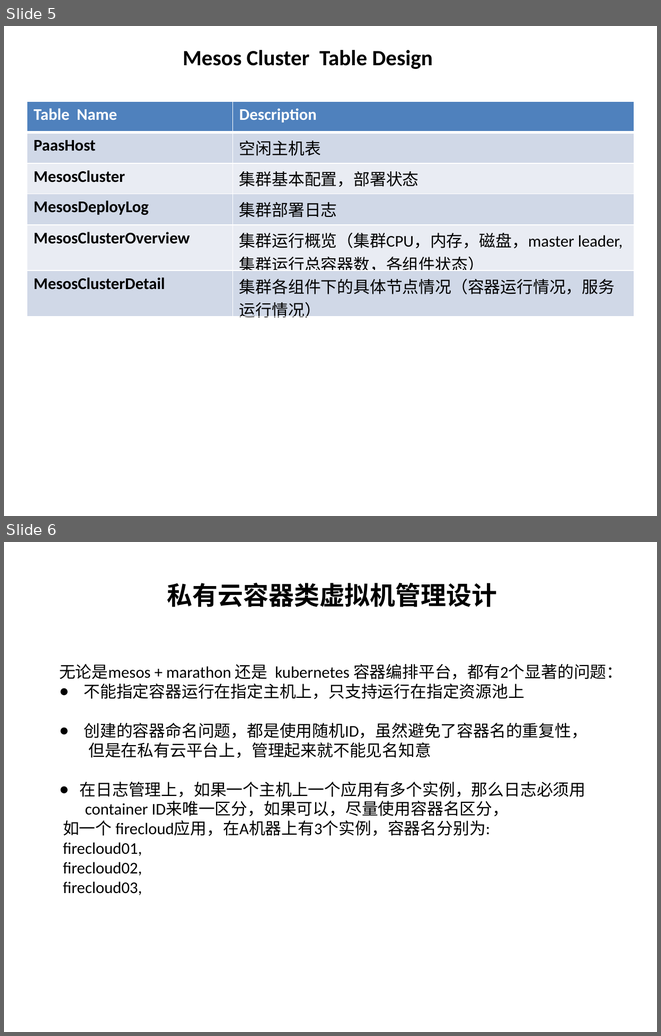
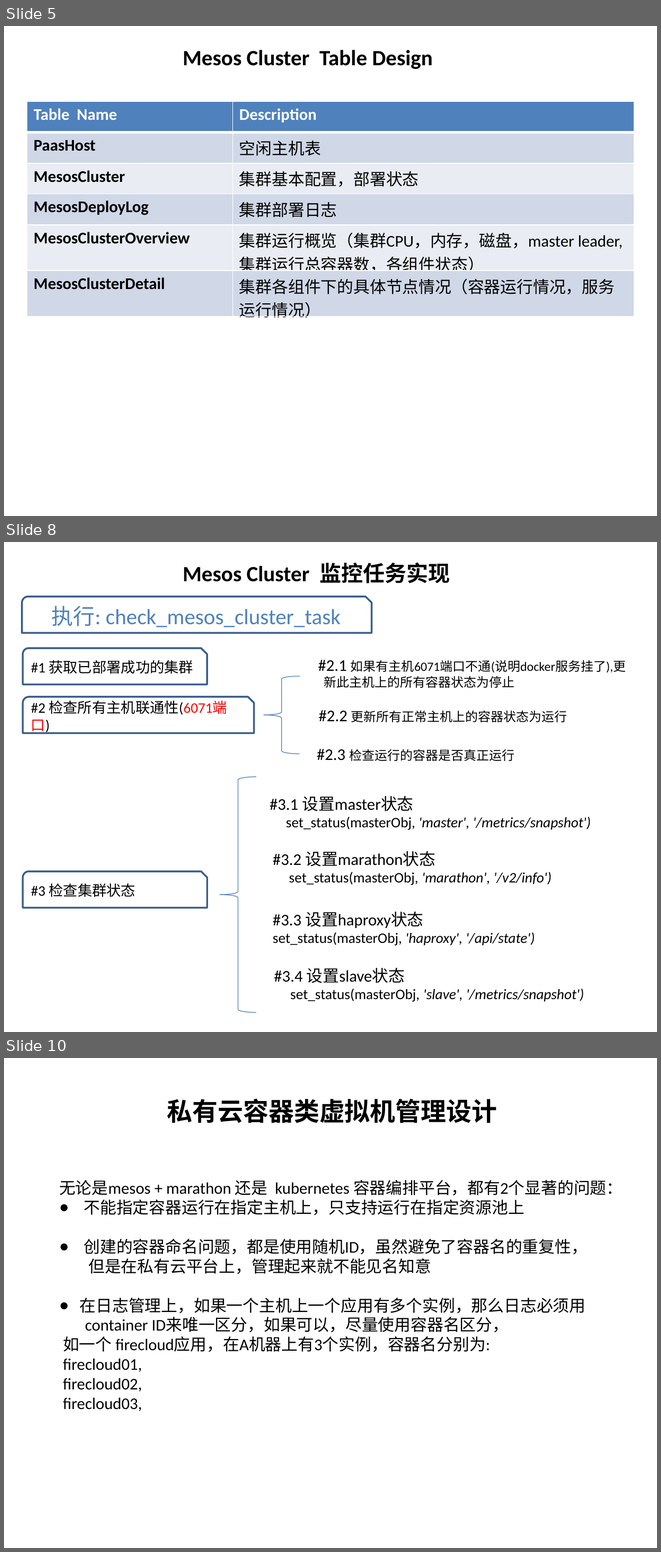
Before and after one commit to wsyx123/firecloud-server, a slide deck: description/firecloud-architecture.pptx. Shown one above the other, each under a label of ours: slides 5 and 6 before the commit, slides 5, 8 and 10 after it; the slides between them are not shown. The pictures are 661x1036 and 661x1552 pixels, drawn with LibreOffice and Linux fonts; fonts in the diff are those of the drawing. Boxes give left, top, right and bottom in pixels: in the first picture for what was removed or moved away, otherwise in the second. Text is boxed around its words. In the diff, an @@ line names an element or a change of style, - is before the commit and + after.

Commit message:
Complete monitoring function code for the mesos cluster

```diff
--- a/description/firecloud-architecture.pptx
+++ b/description/firecloud-architecture.pptx
@@ slide 8 added at box(4, 542, 657, 1032), background #FFFFFF @@
@@ text added at box(183, 562, 450, 583), 24 pt, text #000000, bold @@
+Mesos Cluster 监控任务实现
@@ snip round rect added at box(22, 597, 372, 633), fill #FFFFFF, outline #3A5F8C 2 pt, 24 pt, text #4F81BD @@
+执行: check_mesos_cluster_task
@@ snip round rect added at box(23, 648, 207, 685), fill #FFFFFF, outline #3A5F8C 2 pt, 16 pt, text #000000 @@
+#1 获取已部署成功的集群
@@ text added at box(318, 660, 626, 688), 14 pt, text #000000 @@
+#2.1 如果有主机6071端口不通(说明docker服务挂了),更 新此主机上的所有容器状态为停止
@@ left brace added at box(264, 676, 300, 753), outline #4B7EBC 0.75 pt @@
@@ snip round rect added at box(23, 697, 254, 733), fill #FFFFFF, outline #3A5F8C 2 pt, 16 pt, text #000000 @@
+#2 检查所有主机联通性(6071端口)
@@ text added at box(319, 710, 567, 722), 14 pt, text #000000 @@
+#2.2 更新所有正常主机上的容器状态为运行
@@ text added at box(317, 749, 514, 761), 14 pt, text #000000 @@
+#2.3 检查运行的容器是否真正运行
@@ left brace added at box(220, 776, 256, 1012), outline #4B7EBC 0.75 pt @@
@@ text added at box(270, 796, 591, 830), 16 pt, text #000000 @@
+#3.1 设置master状态
+set_status(masterObj, 'master', '/metrics/snapshot')
@@ text added at box(273, 851, 552, 885), 16 pt, text #000000 @@
+#3.2 设置marathon状态
+set_status(masterObj, 'marathon', '/v2/info')
@@ snip round rect added at box(23, 871, 207, 908), fill #FFFFFF, outline #3A5F8C 2 pt, 16 pt, text #000000 @@
+#3 检查集群状态
@@ text added at box(273, 911, 535, 945), 16 pt, text #000000 @@
+#3.3 设置haproxy状态
+set_status(masterObj, 'haproxy', '/api/state')
@@ text added at box(274, 968, 584, 1002), 16 pt, text #000000 @@
+#3.4 设置slave状态
+set_status(masterObj, 'slave', '/metrics/snapshot')
@@ what was slide 6 is now slide 10 @@
```
Also in this commit, not shown: 3 other slides added, 6 other files.
